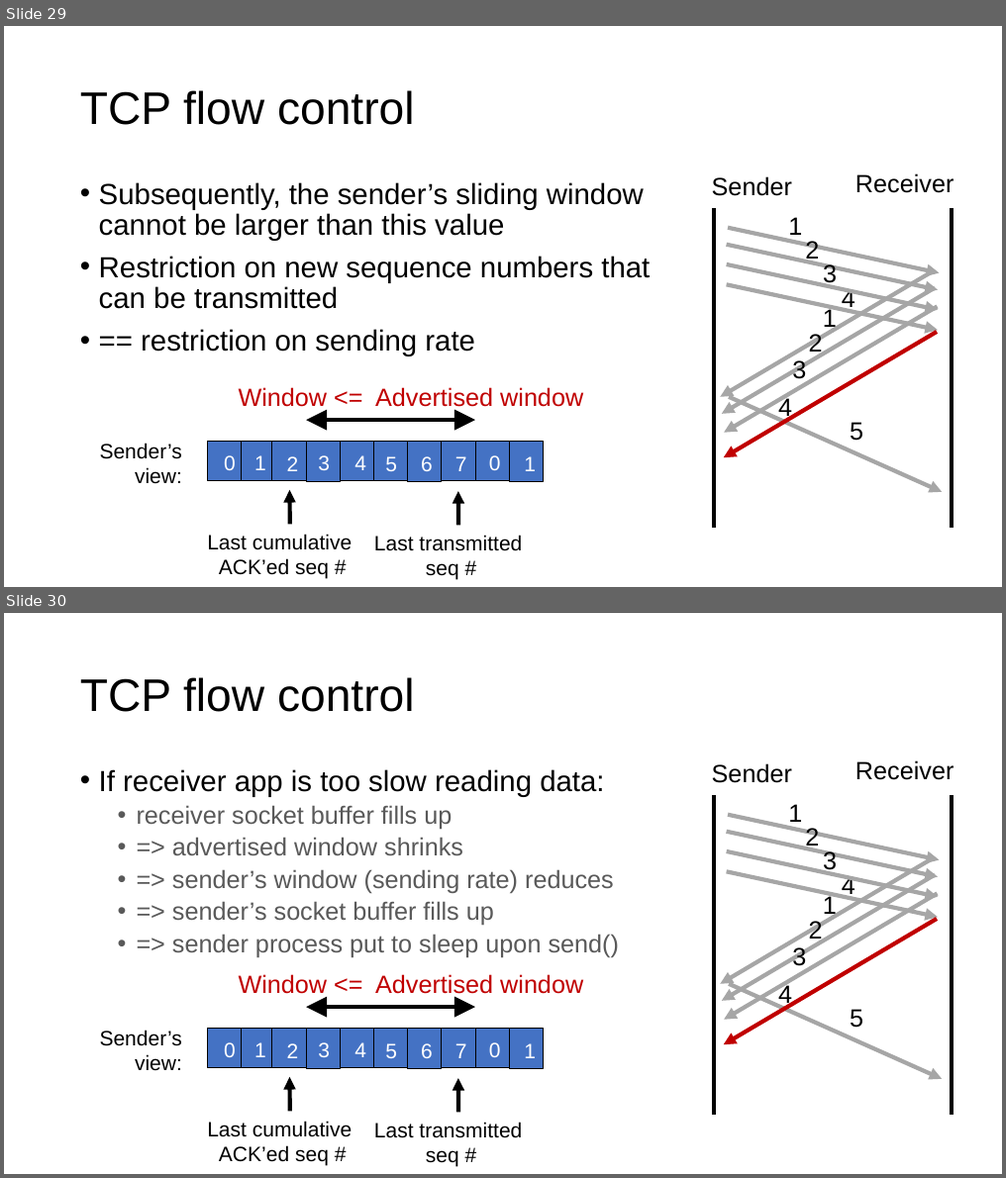
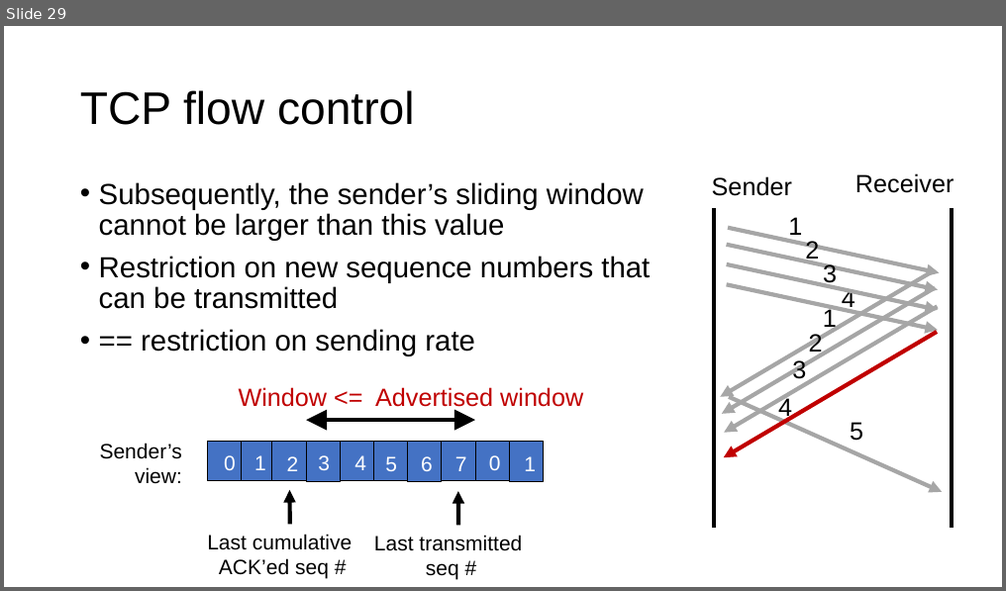
Before and after one commit to ngsrinivas/coursegen, a slide deck: ex/352-F24/staging/352-F24/lectures/15-tp-ordering-flowcontrol.pptx. Shown one above the other, each under a label of ours: slides 29 and 30 before the commit, slide 29 after it. The pictures are 1006x1178 and 1006x591 pixels, drawn with LibreOffice and Linux fonts; fonts in the diff are those of the drawing. Boxes give left, top, right and bottom in pixels: in the first picture for what was removed or moved away, otherwise in the second. Text is boxed around its words. In the diff, an @@ line names an element or a change of style, - is before the commit and + after.

Commit message:
Add lecture on intro to congestion control

```diff
--- a/ex/352-F24/staging/352-F24/lectures/15-tp-ordering-flowcontrol.pptx
+++ b/ex/352-F24/staging/352-F24/lectures/15-tp-ordering-flowcontrol.pptx
@@ slide 30 removed at (4, 613, 1002, 1174), background #FFFFFF @@
@@ title removed at (80, 677, 415, 712) @@
-TCP flow control
@@ text removed at (855, 761, 953, 780) @@
-Receiver
@@ text removed at (99, 769, 619, 958) @@
-• If receiver app is too slow reading data:
-  • receiver socket buffer fills up
-  • => advertised window shrinks
-  • => sender’s window (sending rate) reduces
-  • => sender’s socket buffer fills up
-  • => sender process put to sleep upon send()
@@ text removed at (712, 763, 792, 783) @@
-Sender
@@ line removed from (714, 795) to (714, 1115) @@
@@ arrow removed from (728, 815) to (939, 861) @@
@@ text removed at (788, 804, 802, 827) @@
-1
@@ line removed from (951, 795) to (951, 1115) @@
@@ arrow removed from (727, 832) to (938, 877) @@
@@ text removed at (805, 826, 819, 852) @@
-2
@@ text removed at (823, 850, 837, 875) @@
-3
@@ arrow removed from (934, 858) to (721, 984) @@
@@ arrow removed from (936, 875) to (722, 1001) @@
@@ arrow removed from (727, 872) to (938, 917) @@
@@ arrow removed from (727, 852) to (938, 897) @@
@@ text removed at (842, 873, 855, 897) @@
-4
@@ arrow removed from (938, 894) to (724, 1020) @@
@@ text removed at (823, 894, 837, 920) @@
-1
@@ arrow removed from (937, 919) to (724, 1045) @@
@@ text removed at (809, 921, 823, 944) @@
-2
@@ text removed at (792, 948, 806, 971) @@
-3
@@ text removed at (239, 974, 583, 999) @@
-Window <= Advertised window
@@ arrow removed from (729, 984) to (943, 1079) @@
@@ text removed at (778, 983, 792, 1009) @@
-4
@@ double arrow removed from (307, 1008) to (475, 1008) @@
@@ text removed at (849, 1009, 863, 1028) @@
-5
@@ text removed at (100, 1030, 182, 1071) @@
-Sender’s view:
@@ group removed at (208, 1029, 543, 1069): 10 rectangles, 10 texts @@
-0
-1
-2
-3
-4
-5
-6
-7
-1
-0
@@ arrow removed from (290, 1112) to (290, 1077) @@
@@ arrow removed from (458, 1112) to (458, 1078) @@
@@ text removed at (207, 1121, 351, 1166) @@
-Last cumulative
-ACK’ed seq #
@@ text removed at (374, 1122, 522, 1167) @@
-Last transmitted
-seq #
```
Also in this commit, not shown: 6 other slides removed, 4 other files.
